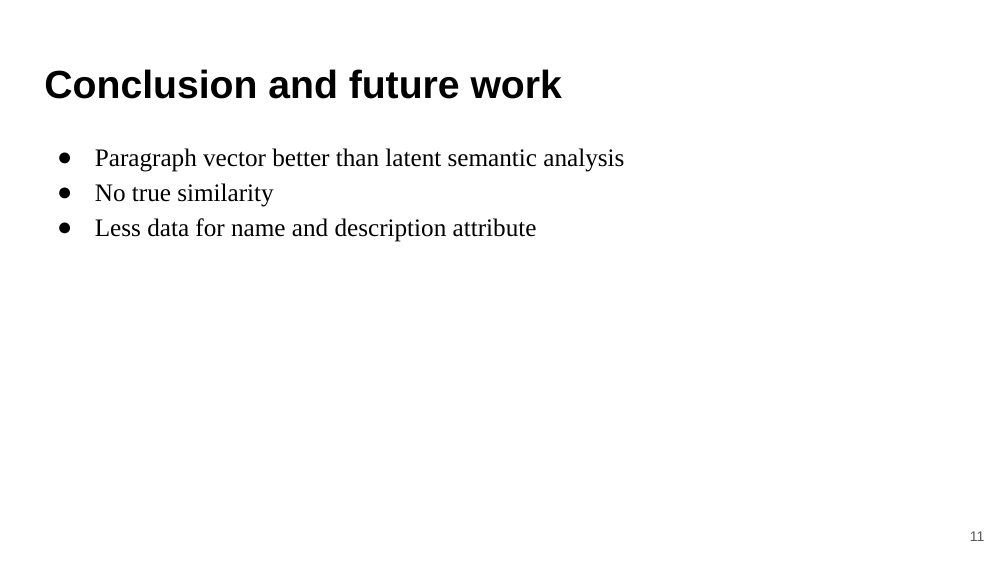
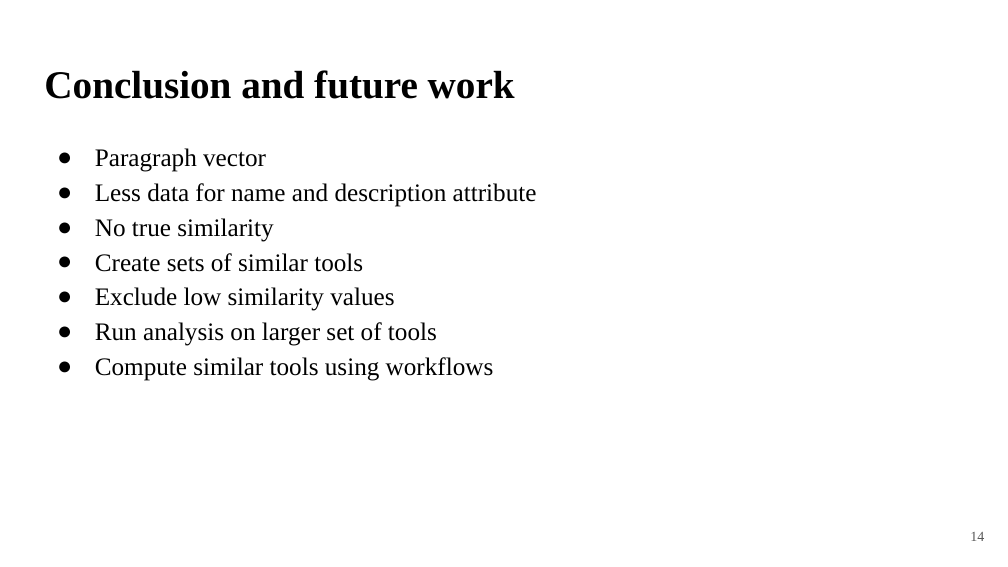
Before and after one commit to anuprulez/latex_master_thesis, a slide deck: slide 14 of Presentation_figures/MasterThesisPresentation.pptx (slide 11 before the commit). Drawn at 1008x567 pixels with LibreOffice and Linux fonts; fonts in the diff are those of the drawing. Boxes give left, top, right and bottom in pixels: in the first picture for what was removed or moved away, otherwise in the second. Text is boxed around its words. In the diff, an @@ line names an element or a change of style, - is before the commit and + after.

```diff
--- a/Presentation_figures/MasterThesisPresentation.pptx
+++ b/Presentation_figures/MasterThesisPresentation.pptx
@@ title "Conclusion and future work" at box(44, 70, 515, 99): font Arial to Times New Roman @@
@@ text at box(95, 148, 537, 207): text changed @@
-● Paragraph vector better than latent semantic analysis
+● Paragraph vector
+● Less data for name and description attribute
@@ text at box(95, 253, 494, 381): text changed @@
-● Less data for name and description attribute
+● Create sets of similar tools
+● Exclude low similarity values
+● Run analysis on larger set of tools
+● Compute similar tools using workflows
@@ page number at box(970, 532, 984, 541): text changed; font Arial to Times New Roman @@
-11
+14
```
Also in this commit, not shown: 14 other slides changed, 18 slides added, 20 other files.
